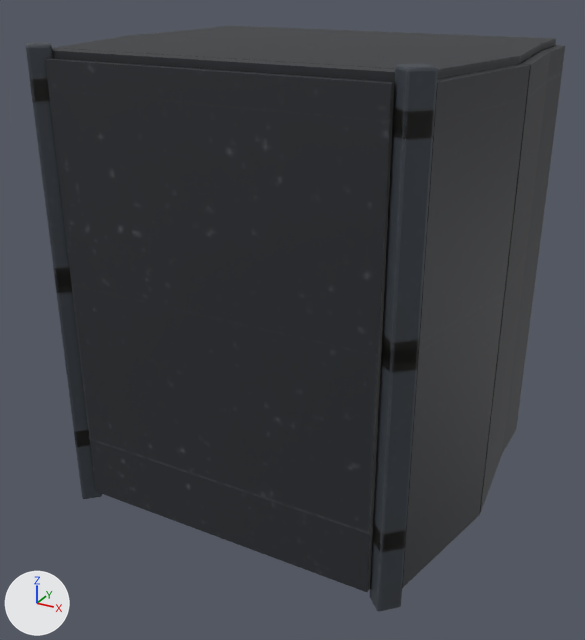
The glTF model assets/models/cockpit_cab/cockpit_cab.gltf as it was, and as the next commit left it.
Rendered twice from a 50 mm camera at (1.73, -3.3, 2.39) aimed at (0.0, -0.15, 0.82). The axes (+X, +Y, +Z) are drawn at lower left. The lights are the same throughout. The first picture is the older version. Where no turn or scale is listed for an object, it has been applied to the vertices. Vertices at exactly the same position are counted once.

Objects in the first picture: 'INNER_ramp_1_cabin', 'pod_cabin'.
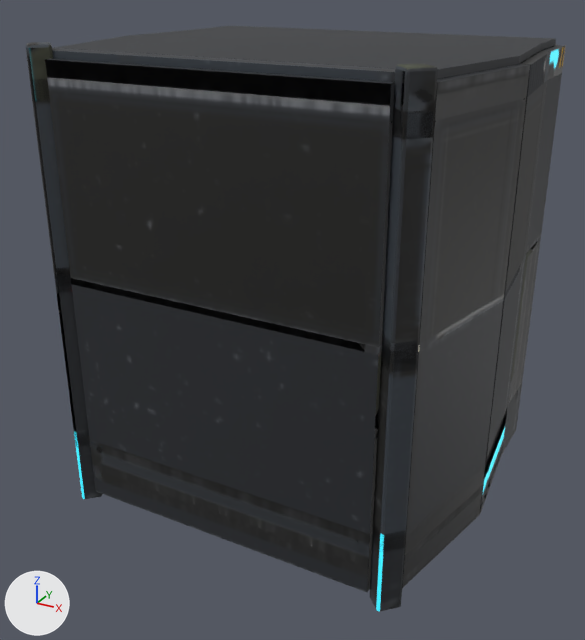
The change, as a list of edits to the scene's bpy script:
```text
Change me_inner_ramp_1_cabin:
    used by ob_inner_ramp_1_cabin; location = (0.0, -0.88, -0.08)
    remove me_inner_ramp_1_cabin.from_pydata(...)  # 832 vertices, 1600 faces; spans x -0.81..0.81, y 0.04..0.17, z 0.08..2.16
    add me_inner_ramp_1_cabin.from_pydata(...)  # 832 vertices, 1600 faces; spans x -0.81..0.81, y 0.04..0.28, z 0.08..2.16
    me_inner_ramp_1_cabin part 1: 1524 kept faces spanning x -0.81..0.81, y 0.04..0.28, z 0.08..2.16 get new texture (UV) coordinates
    edits to the shape of me_inner_ramp_1_cabin do not show in these pictures
Change me_pod_cabin:
    where me_pod_cabin.from_pydata(...)  # 8507 vertices, 16538 faces; spans x -0.99..0.99, y -0.87..0.79, z -0.05..2.11
    used by ob_pod_cabin; location = (0.0, 0.0, 0.0)
    me_pod_cabin part 2: texture (UV) coordinates of 16194 of 16538 faces, centred in x -0.98..0.98, y -0.87..0.78, z -0.05..2.11, changed; they spanned u 0.0..1.0, v 0.0..0.99 and now span u 0.0..0.99, v 0.0..1.0
```

Where the change shows, as pixel boxes [x1, y1, x2, y2] in the pictures (585 x 640 px):
part 1 of me_inner_ramp_1_cabin, surface changed
    both: [45, 49, 394, 547]
part 2 of me_pod_cabin, surface changed
    both: [26, 42, 565, 611]
